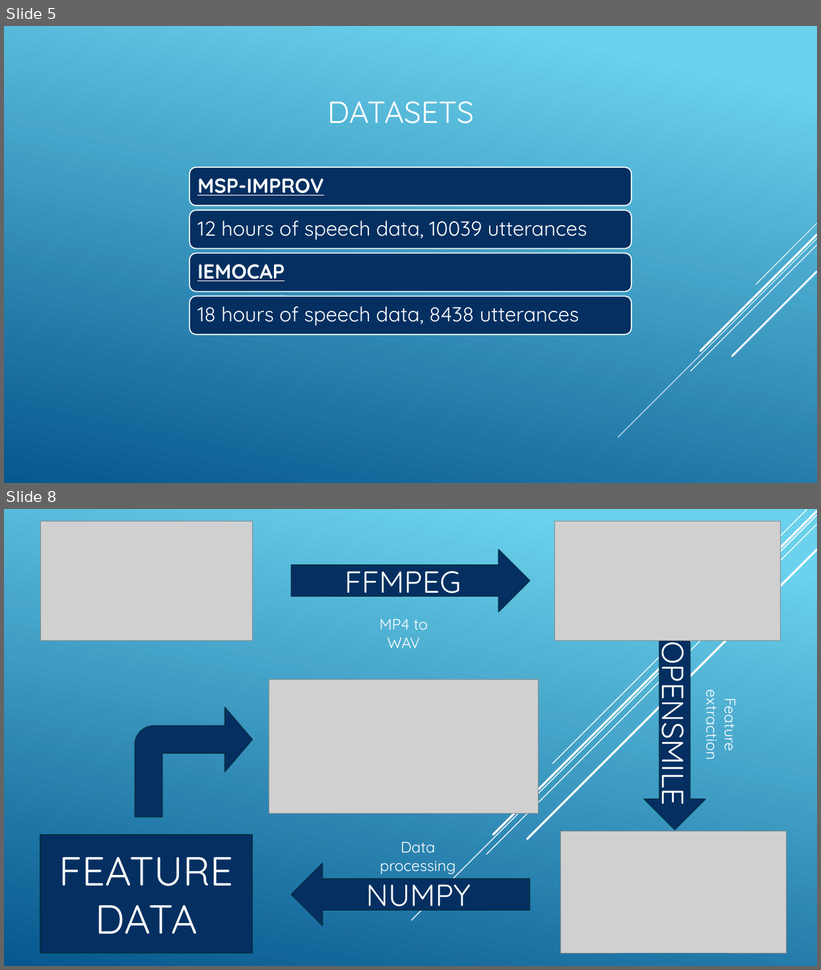
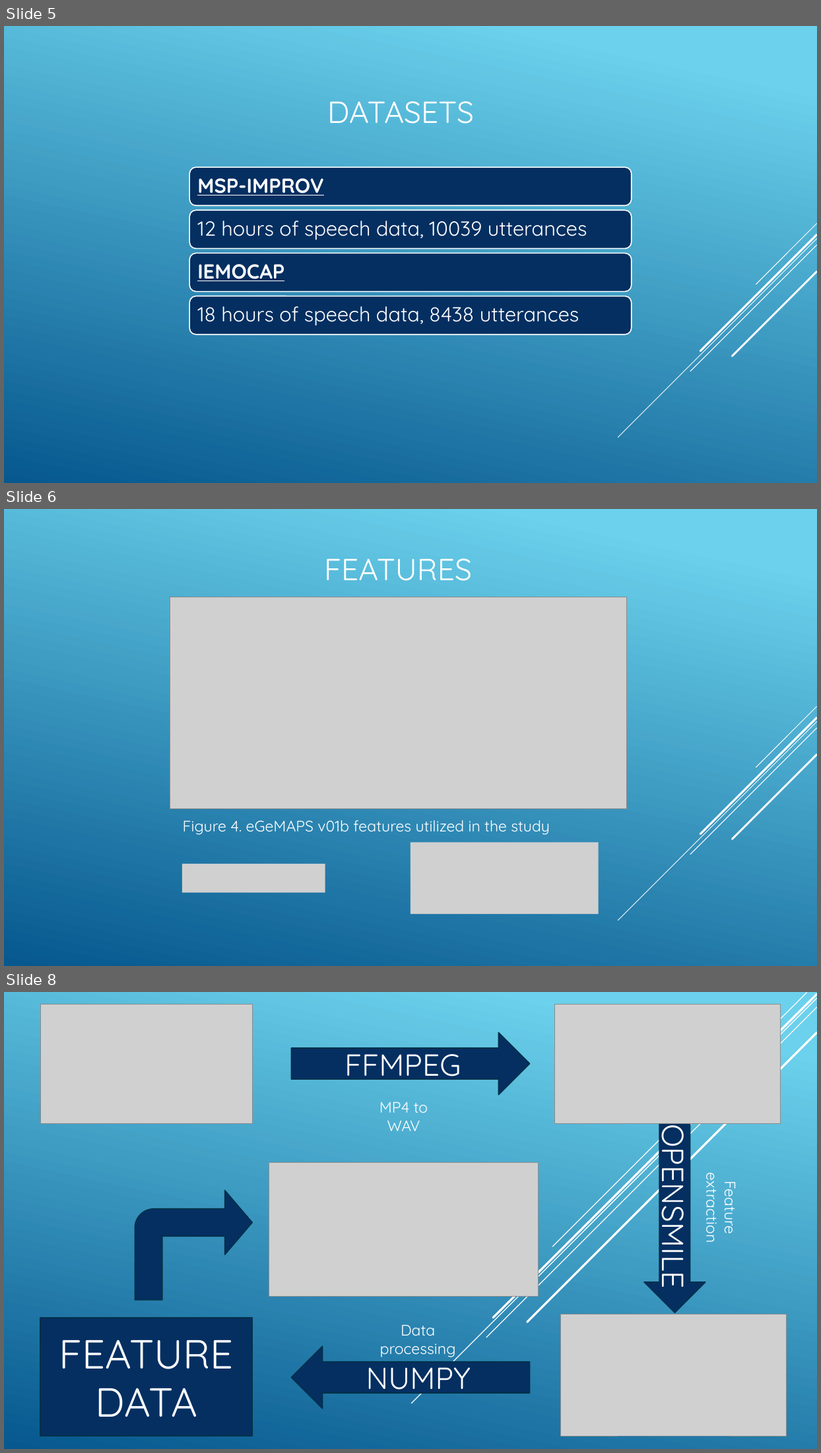
Before and after one commit to kutay-ugurlu/583-Project, a slide deck: report/Presentation.pptx. Shown one above the other, each under a label of ours: slides 5 and 8 before the commit, slides 5, 6 and 8 after it; the slides between them are not shown. The pictures are 821x970 and 821x1453 pixels, drawn with LibreOffice and Linux fonts; fonts in the diff are those of the drawing; grey boxes stand for pictures. Boxes give left, top, right and bottom in pixels: in the first picture for what was removed or moved away, otherwise in the second. Text is boxed around its words. In the diff, an @@ line names an element or a change of style, - is before the commit and + after.

```diff
--- a/report/Presentation.pptx
+++ b/report/Presentation.pptx
@@ slide 6 added at bbox=[4, 509, 817, 966], background gradient #6ED2EB to #06588E @@
@@ title added at bbox=[324, 559, 472, 581], 36 pt, text #FFFFFF @@
+FEATURES
@@ picture added at bbox=[170, 597, 627, 809] @@
@@ group added at bbox=[618, 706, 817, 921]: 5 lines @@
@@ text added at bbox=[183, 821, 550, 835], 18 pt, text #FFFFFF @@
+Figure 4. eGeMAPS v01b features utilized in the study
@@ picture added at bbox=[411, 843, 599, 915] @@
@@ picture added at bbox=[182, 864, 325, 892] @@
```
Also in this commit, not shown: 3 slides changed, 1 other slide added, 2 slides removed, 7 other files.
